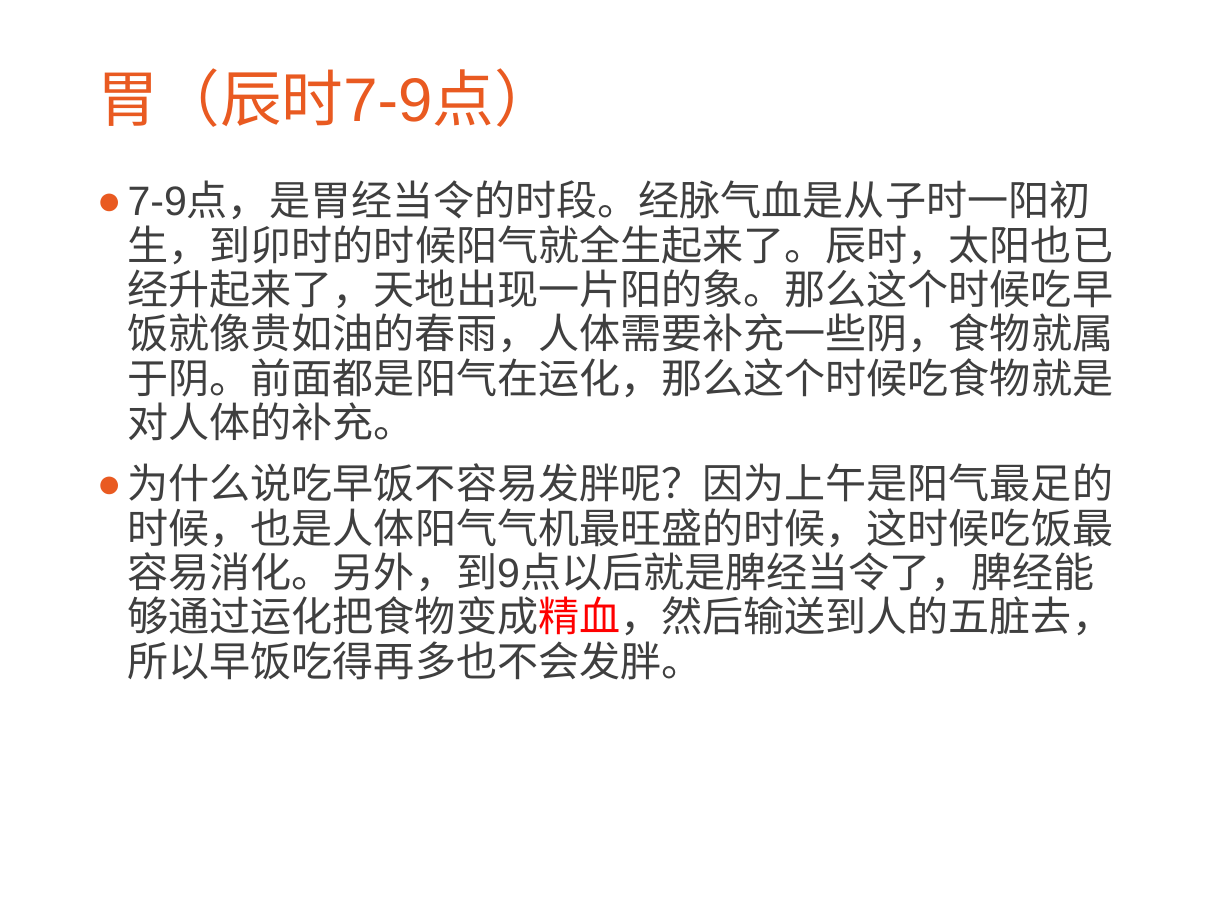
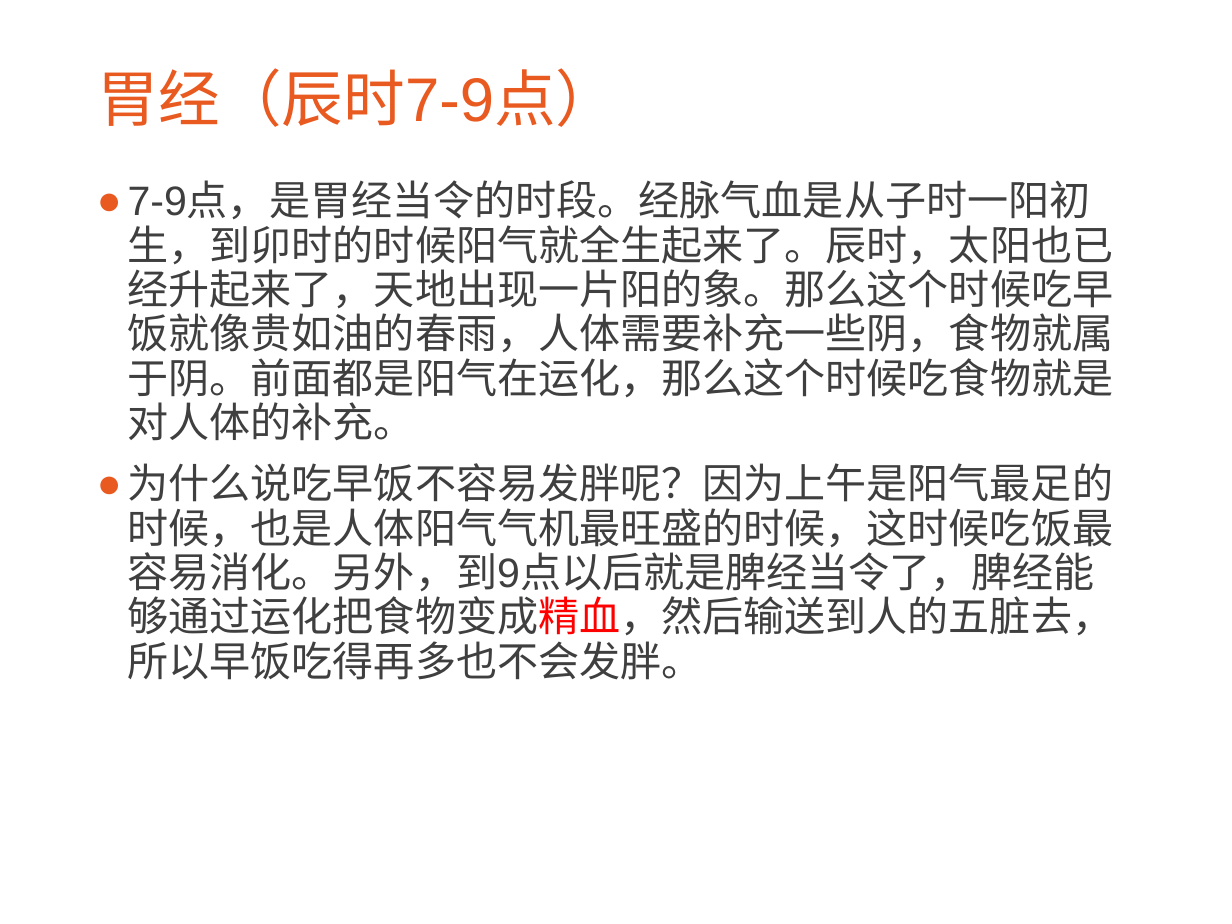
Before and after one commit to CatMan1994/file, a slide deck: slide 9 of 中医与养生分享会/中医与养生.ppt (slide 11 before the commit). Drawn at 1232x924 pixels with LibreOffice and Linux fonts; fonts in the diff are those of the drawing; background and template pictures are left out. Boxes give left, top, right and bottom in pixels: in the first picture for what was removed or moved away, otherwise in the second. Text is boxed around its words. In the diff, an @@ line names an element or a change of style, - is before the commit and + after.

```diff
--- a/中医与养生分享会/中医与养生.ppt
+++ b/中医与养生分享会/中医与养生.ppt
@@ title at box(97, 68, 617, 127): text changed @@
-胃（辰时7-9点）
+胃经（辰时7-9点）
```
Also in this commit, not shown: 9 other slides changed, 1 slide added, 2 slides removed, 1 other file.
